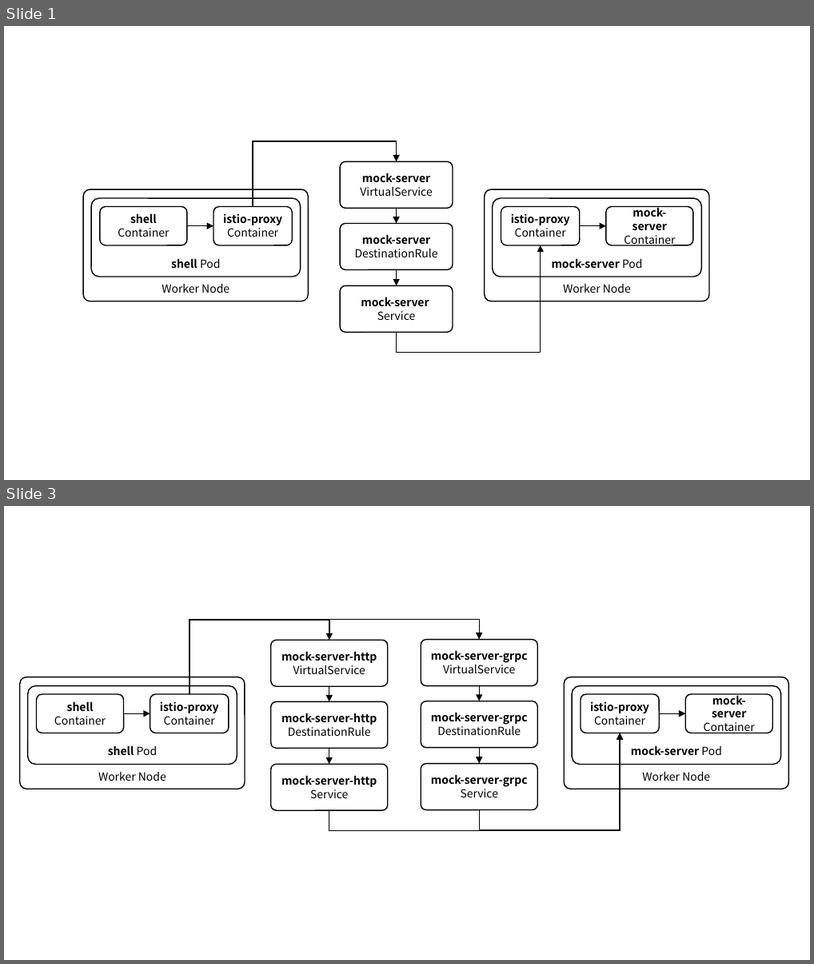
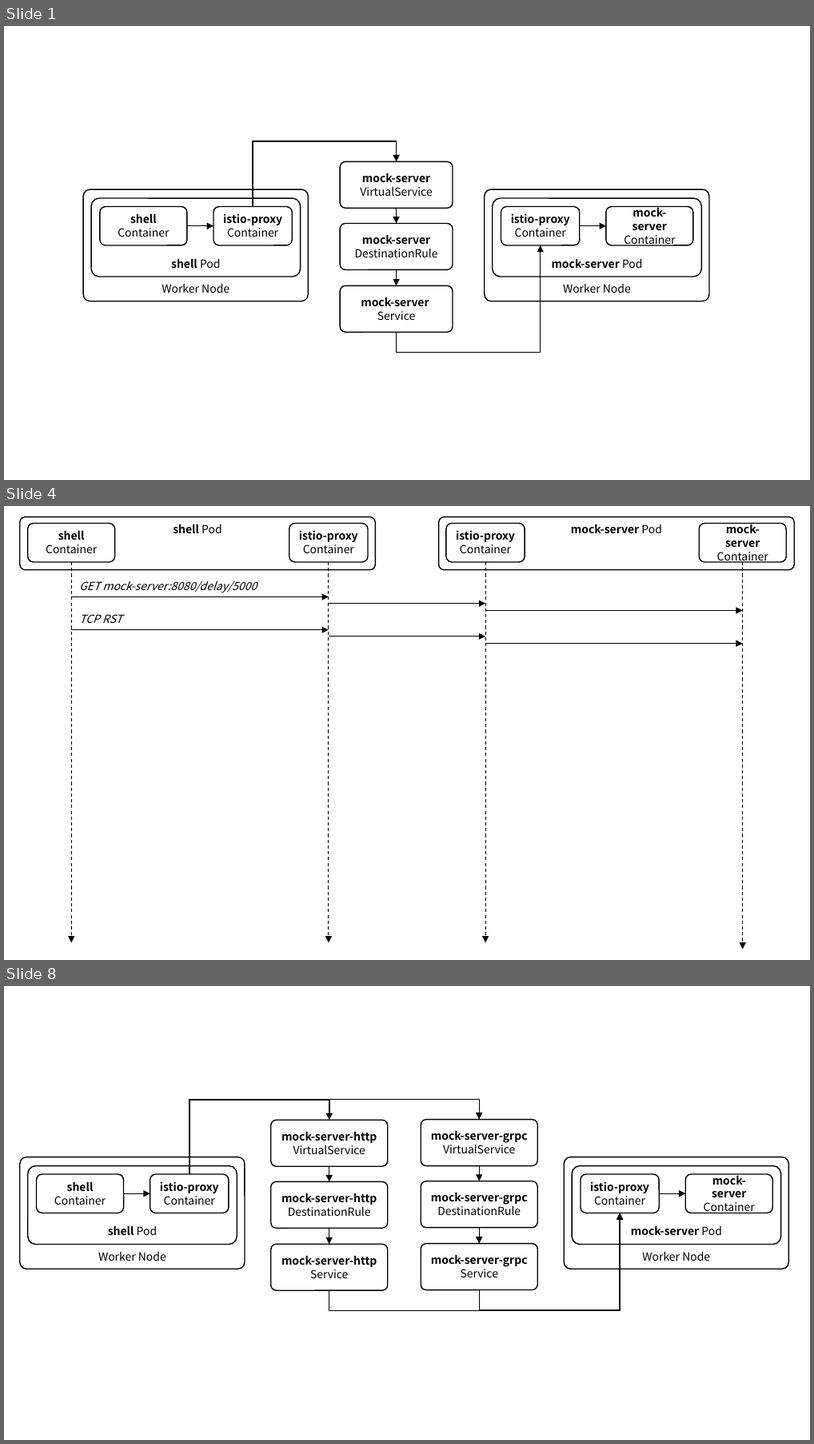
Before and after one commit to ssup2/blog-software, a slide deck: content/docs/theory-analysis/istio-sidecar-proxy-access-log/images/images.pptx. Shown one above the other, each under a label of ours: slides 1 and 3 before the commit, slides 1, 4 and 8 after it; the slides between them are not shown. The pictures are 814x964 and 814x1444 pixels, drawn with LibreOffice and Linux fonts; fonts in the diff are those of the drawing. Boxes give left, top, right and bottom in pixels: in the first picture for what was removed or moved away, otherwise in the second. Text is boxed around its words. In the diff, an @@ line names an element or a change of style, - is before the commit and + after.

```diff
--- a/content/docs/theory-analysis/istio-sidecar-proxy-access-log/images/images.pptx
+++ b/content/docs/theory-analysis/istio-sidecar-proxy-access-log/images/images.pptx
@@ slide 4 added at [4, 506, 810, 960], background #FFFFFF @@
@@ rounded rectangle added at [20, 517, 376, 571], fill #FFFFFF, outline #000000 1 pt, 10 pt, text #000000, bold @@
+shell Pod
@@ rounded rectangle added at [27, 523, 114, 562], fill #FFFFFF, outline #000000 1 pt, 10 pt, text #000000 @@
+shell
+Container
@@ rounded rectangle added at [290, 523, 368, 562], fill #FFFFFF, outline #000000 1 pt, 10 pt, text #000000, bold @@
+istio-proxy
+Container
@@ rounded rectangle added at [438, 517, 794, 571], fill #FFFFFF, outline #000000 1 pt, 10 pt, text #000000, bold @@
+mock-server Pod
@@ rounded rectangle added at [446, 523, 525, 562], fill #FFFFFF, outline #000000 1 pt, 10 pt, text #000000, bold @@
+istio-proxy
+Container
@@ rounded rectangle added at [699, 523, 786, 562], fill #FFFFFF, outline #000000 1 pt, 10 pt, text #000000, bold @@
+mock-server
+Container
@@ arrow added from (72, 562) to (72, 942), #000000 0.75 pt dashed @@
@@ arrow added from (329, 562) to (329, 942), #000000 0.75 pt dashed @@
@@ arrow added from (486, 562) to (486, 942), #000000 0.75 pt dashed @@
@@ arrow added from (742, 562) to (742, 948), #000000 0.75 pt dashed @@
@@ arrow added from (72, 597) to (329, 597), #000000 0.75 pt @@
@@ text added at [79, 581, 257, 593], 10 pt, text #000000, italic @@
+GET mock-server:8080/delay/5000
@@ text added at [79, 614, 122, 623], 10 pt, text #000000, italic @@
+TCP RST
@@ arrow added from (329, 604) to (486, 604), #000000 0.75 pt @@
@@ arrow added from (486, 610) to (742, 610), #000000 0.75 pt @@
@@ arrow added from (72, 629) to (329, 629), #000000 0.75 pt @@
@@ arrow added from (329, 636) to (486, 636), #000000 0.75 pt @@
@@ arrow added from (486, 643) to (742, 643), #000000 0.75 pt @@
@@ what was slide 3 is now slide 8 @@
```
Also in this commit, not shown: 4 other slides added, 5 other files.
